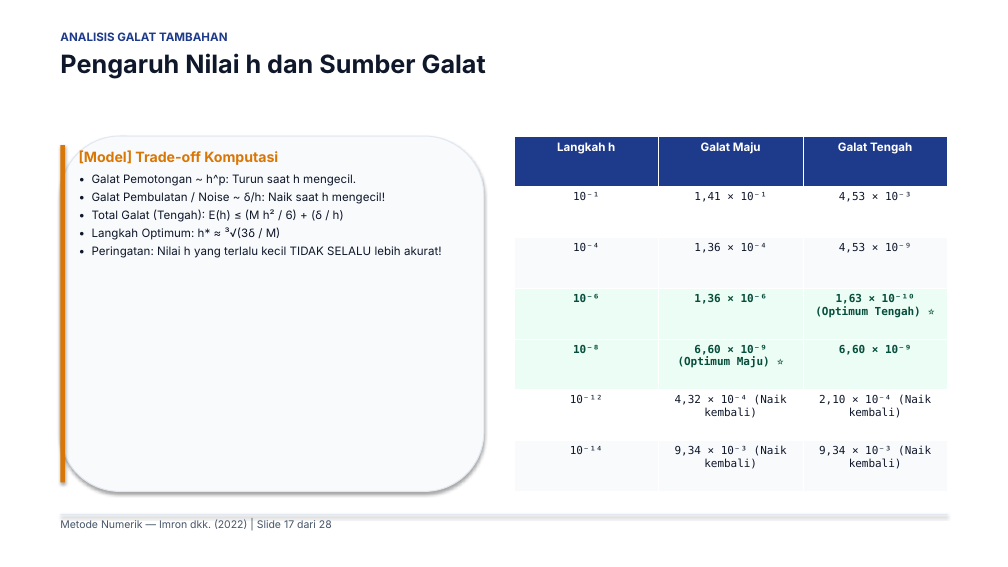
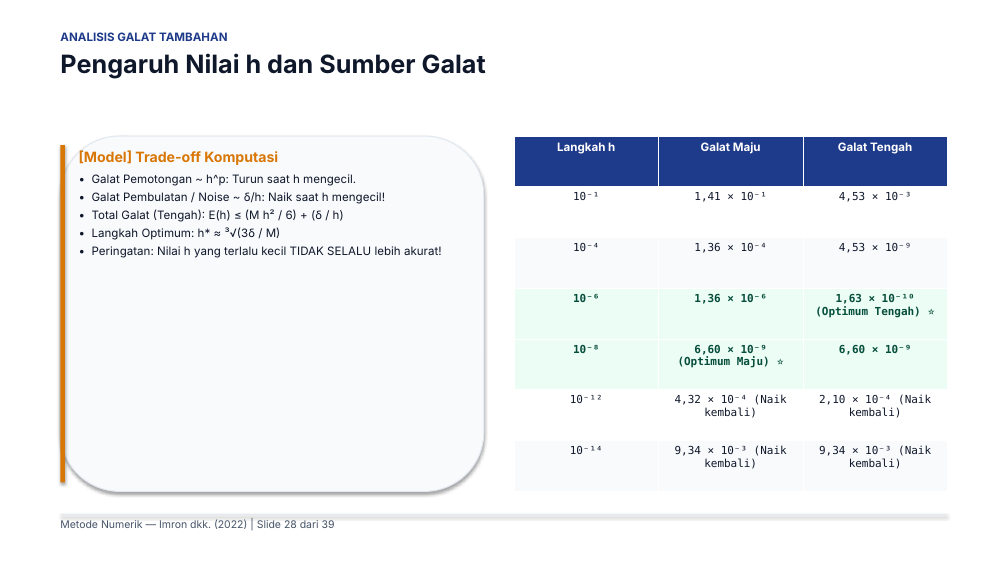
Before and after one commit to Moreyartea/Diferensiasi-Numerik, a slide deck: slide 28 of Diferensiasi_Numerik.pptx (slide 17 before the commit). Drawn at 1008x567 pixels with LibreOffice and Linux fonts; fonts in the diff are those of the drawing. Boxes give left, top, right and bottom in pixels: in the first picture for what was removed or moved away, otherwise in the second. Text is boxed around its words. In the diff, an @@ line names an element or a change of style, - is before the commit and + after.

```diff
--- a/Diferensiasi_Numerik.pptx
+++ b/Diferensiasi_Numerik.pptx
@@ text at [60, 519, 335, 529]: text changed @@
-Metode Numerik — Imron dkk. (2022) | Slide 17 dari 28
+Metode Numerik — Imron dkk. (2022) | Slide 28 dari 39
```
Also in this commit, not shown: 23 other slides changed, 14 slides added, 3 slides removed, 6 other files.
